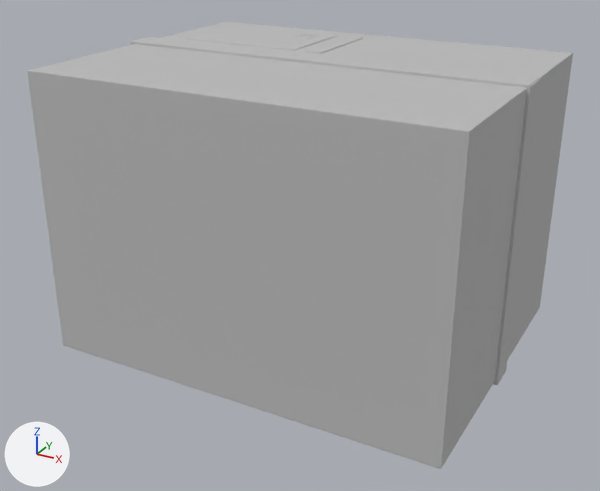
Renders of the glTF model public/Packet/packet.glb from each side of a commit.
Camera for both pictures: a 50 mm camera at (6.68, -9.5, 5.77) aimed at (1.97, -0.94, 1.49). The axes (+X, +Y, +Z) are drawn at lower left. The lights are the same throughout.

In view in the first picture: 'packet'.
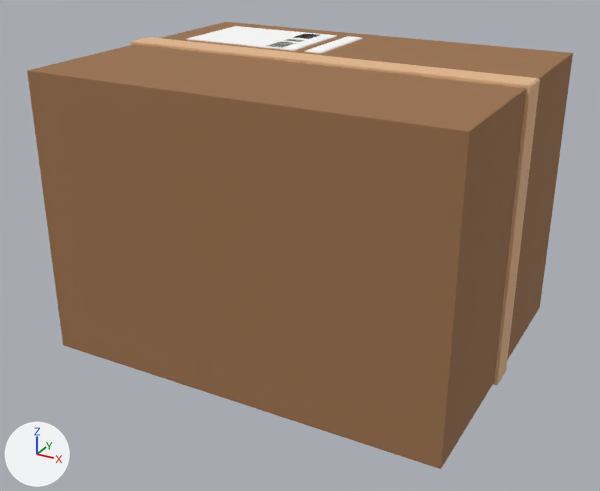
Boxes [x1, y1, x2, y2] around the edits, measured in the pictures (600 x 491 px):
```json
{"object": "packet", "change": "recoloured", "before": [27, 22, 573, 469], "after": [27, 22, 573, 469], "on screen": "grey to brown"}
```

Scene script edits in JSON lines:
```json
{"op": "add", "block": "img_272881_23_05_11_14_56_54_0_color", "code": ["img_272881_23_05_11_14_56_54_0_color = load_image('272881_23_05_11_14_56_54_0_color', '_unpacked/272881_23_05_11_14_56_54_0_color', 2048, 2048, 'sRGB')"]}
{"op": "add", "block": "mat_272881_23_05_11_14_56_54_0", "code": ["mat_272881_23_05_11_14_56_54_0 = principled_material('272881_23_05_11_14_56_54_0')", "mat_272881_23_05_11_14_56_54_0.texture = img_272881_23_05_11_14_56_54_0_color", "mat_272881_23_05_11_14_56_54_0.roughness = 1.0"]}
{"block": "me_packet_mesh", "where": "me_packet_mesh.from_pydata(...)  # 32001 vertices, 63998 faces; spans x -0.65..4.64, y -2.71..1.36, z 0.17..3.83"}
{"op": "remove", "block": "me_packet_mesh", "code": "me_packet_mesh.materials.append(mat_packet)  # grey #bcbcbc"}
{"op": "add", "block": "me_packet_mesh", "code": "me_packet_mesh.materials.append(mat_272881_23_05_11_14_56_54_0)  # picture img_272881_23_05_11_14_56_54_0_color"}
```
